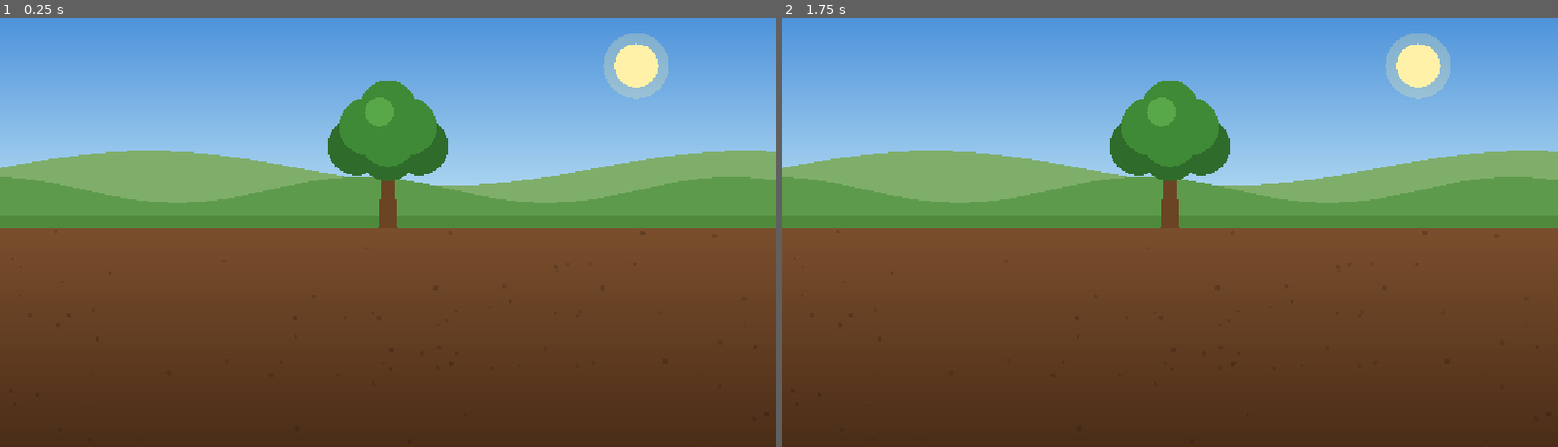
Above: before the commit, frames 1-2 (left to right).
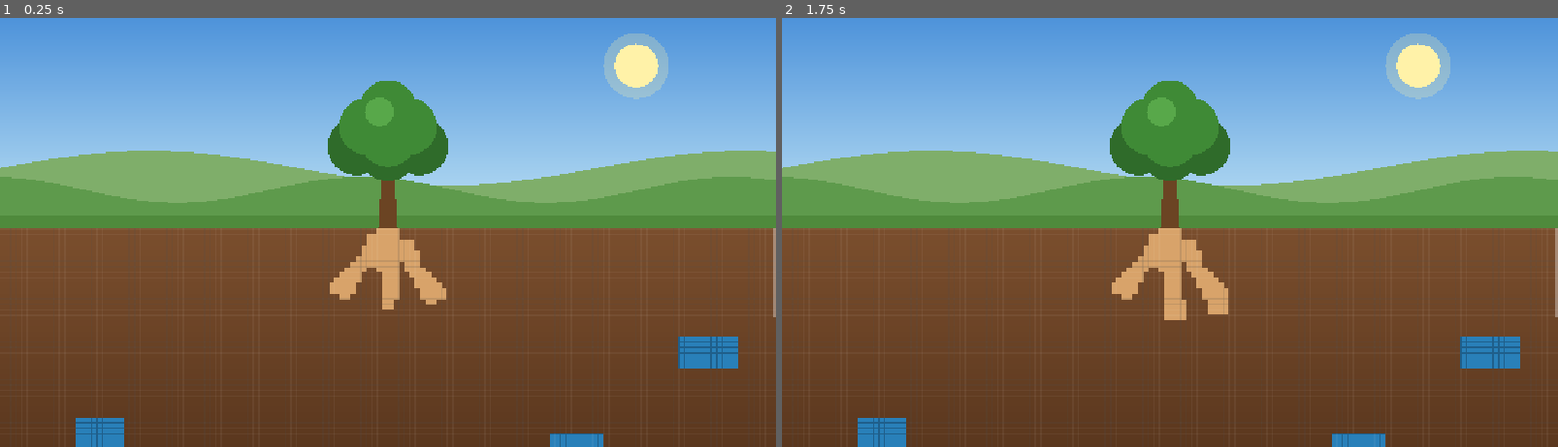
Above: after the commit, the same moments.

Repository: Jeeareen/ExtendoRoot
Game: Godot game, scene res://scenes/main.tscn
Same seed, same stepped clock (60 frames per second), same inputs: the game is played once before the commit and once after it.
Inputs (mouse positions are in pixels of both pictures, inside the frame that each line leads up to):
- Up to frame 1 (0.25 s): no input
- Up to frame 2 (1.75 s): tap Enter at 0.5 s; move the mouse to (1131, 318) at 0.52 s; click (1131, 318) at 0.67 s; tap Space at 1.25 s; drag from (1402, 292) to (1131, 318) at 1.27 s

The runs differ from the first frame. In frame 1, 2.8% of the frame differs, in the area x 1-100%, y 48-100%; in frame 2, 2.9%.

Commit message:
Implement soil grid with tapering root extension, scrolling, and water draining

Diff:
--- /dev/null
+++ b/node_2d.tscn
@@ -0,0 +1,3 @@
+[gd_scene format=3 uid="uid://c0ljs742ht6kn"]
+
+[node name="Node2D" type="Node2D" unique_id=715499118]
--- a/project.godot
+++ b/project.godot
@@ -17,6 +17,7 @@
 
 [display]
 
+window/mode="fullscreen"
 window/stretch/mode="canvas_items"
 window/stretch/aspect="expand"
 
--- a/scripts/main.gd
+++ b/scripts/main.gd
@@ -1,6 +1,13 @@
 extends Node2D
 ## Draws the split-screen scene procedurally:
-## upper half = landscape with a tree, lower half = brown soil.
+## upper half = landscape with a tree, lower half = 8x8 soil grid with roots and large water banks.
+## Supports vertical scrolling into deeper soil layers via mouse wheel (or MMB drag).
+## Roots follow a tapering width rule:
+## - Initial tree roots: natural organic spread, initial main root width 4 cells.
+## - Extended roots: width 4 (length 10) -> width 3 (length 15) -> width 2 (length 20) -> width 1 (length 25).
+## When roots touch a water bank, water drains smoothly from top to down:
+## Layer drain time = width * 0.4 seconds.
+## Each active layer's pixels smoothly shrink/fade down from their top.
 
 const SKY_TOP := Color("4a90d9")
 const SKY_HORIZON := Color("bfe3f5")
@@ -9,15 +16,345 @@
 const HILL_NEAR := Color("5e9a4c")
 const GRASS := Color("4f8a3c")
 const SOIL_TOP := Color("7a4e2d")
-const SOIL_BOTTOM := Color("4a2d17")
+const SOIL_BOTTOM := Color("2c1508")
 const TRUNK := Color("6b4423")
 const LEAVES_DARK := Color("2f6b2a")
 const LEAVES := Color("3f8a36")
 const LEAVES_LIGHT := Color("58a84a")
 
+const WATER_COLOR := Color("2980b9")
+const WATER_EDGE := Color("1f5f8b")
+const ROOT_COLOR := Color("d8a36a")
+
+const TILE_SIZE := 8.0
+const TOTAL_SOIL_ROWS := 100
+const SCROLL_SPEED := 24.0
+
+const LEN_W4 := 10
+const LEN_W3 := 15
+const LEN_W2 := 20
+const LEN_W1 := 25
+const MAX_ROOT_STEPS := LEN_W4 + LEN_W3 + LEN_W2 + LEN_W1
+
+# Water banks: array of Dictionary:
+# {
+#   "rect": Rect2i(x, y, w, h), # in cell coordinates
+#   "drained_layers": int,       # fully disappeared top layers
+#   "drain_timer": float,        # timer accumulator for current top layer (0.0 to layer_time)
+#   "layer_time": float          # time per layer = w * 0.4
+# }
+var _water_banks: Array = []
+# Fast lookup of original water cells: Vector2i -> bank_index
+var _water_bank_lookup: Dictionary = {}
+
+# Initial root cells: Vector2i -> true
+var _initial_root_tiles: Dictionary = {}
+# Extension nodes: Dictionary of Vector2i -> int (depth: 1 to 70)
+var _root_tiles: Dictionary = {}
+
+var _is_lmb_down: bool = false
+var _is_mmb_down: bool = false
+var _soil_scroll_y: float = 0.0
+
 
 func _ready() -> void:
-	get_viewport().size_changed.connect(queue_redraw)
+	DisplayServer.window_set_mode(DisplayServer.WINDOW_MODE_FULLSCREEN)
+	get_viewport().size_changed.connect(_on_size_changed)
+	_generate_world()
+
+
+func _process(delta: float) -> void:
+	var needs_redraw := false
+
+	for bank in _water_banks:
+		var rect: Rect2i = bank["rect"]
+		var drained: int = bank["drained_layers"]
+		if drained >= rect.size.y:
+			continue # Bank is fully drained
+
+		if _is_root_touching_bank(bank):
+			bank["drain_timer"] += delta
+			var layer_time: float = bank["layer_time"]
+
+			while bank["drain_timer"] >= layer_time and bank["drained_layers"] < rect.size.y:
+				bank["drain_timer"] -= layer_time
+				bank["drained_layers"] += 1
+
+			needs_redraw = true
+
+	if needs_redraw:
+		queue_redraw()
+
+
+func _is_root_touching_bank(bank: Dictionary) -> bool:
+	var rect: Rect2i = bank["rect"]
+	var drained: int = bank["drained_layers"]
+	var water_min_y := rect.position.y + drained
+	var water_max_y := rect.position.y + rect.size.y - 1
+	var water_min_x := rect.position.x
+	var water_max_x := rect.position.x + rect.size.x - 1
+
+	if water_min_y > water_max_y:
+		return false
+
+	# Check the 1-cell perimeter / neighbors around the remaining water area
+	for y in range(water_min_y - 1, water_max_y + 2):
+		for x in range(water_min_x - 1, water_max_x + 2):
+			if x >= water_min_x and x <= water_max_x and y >= water_min_y and y <= water_max_y:
+				continue
+			var cell := Vector2i(x, y)
+			if _initial_root_tiles.has(cell) or _root_tiles.has(cell):
+				return true
+
+	return false
+
+
+func _on_size_changed() -> void:
+	_generate_world()
+	_clamp_scroll()
+	queue_redraw()
+
+
+func _max_scroll_y() -> float:
+	var size := get_viewport_rect().size
+	var mid := size.y * 0.5
+	var visible_soil_height := size.y - mid
+	var total_height := TOTAL_SOIL_ROWS * TILE_SIZE
+	return maxf(0.0, total_height - visible_soil_height)
+
+
+func _clamp_scroll() -> void:
+	_soil_scroll_y = clampf(_soil_scroll_y, 0.0, _max_scroll_y())
+
+
+func _unhandled_input(event: InputEvent) -> void:
+	var size := get_viewport_rect().size
+	var mid := size.y * 0.5
+
+	if event is InputEventMouseButton:
+		if event.button_index == MOUSE_BUTTON_LEFT:
+			_is_lmb_down = event.pressed
+			if _is_lmb_down:
+				_interact_at_pos(event.position)
+
+		elif event.button_index == MOUSE_BUTTON_MIDDLE:
+			_is_mmb_down = event.pressed
+
+		elif event.button_index == MOUSE_BUTTON_WHEEL_DOWN and event.pressed:
+			if event.position.y >= mid:
+				_soil_scroll_y += SCROLL_SPEED
+				_clamp_scroll()
+				queue_redraw()
+
+		elif event.button_index == MOUSE_BUTTON_WHEEL_UP and event.pressed:
+			if event.position.y >= mid:
+				_soil_scroll_y -= SCROLL_SPEED
+				_clamp_scroll()
+				queue_redraw()
+
+	elif event is InputEventMouseMotion:
+		if _is_lmb_down:
+			_interact_at_pos(event.position)
+		if _is_mmb_down and event.position.y >= mid:
+			_soil_scroll_y -= event.relative.y
+			_clamp_scroll()
+			queue_redraw()
+
+	elif event is InputEventKey and event.pressed and not event.echo:
+		if event.keycode == KEY_ESCAPE:
+			var mode := DisplayServer.window_get_mode()
+			if mode == DisplayServer.WINDOW_MODE_FULLSCREEN:
+				DisplayServer.window_set_mode(DisplayServer.WINDOW_MODE_WINDOWED)
+			else:
+				DisplayServer.window_set_mode(DisplayServer.WINDOW_MODE_FULLSCREEN)
+
+
+func _get_neighbor_min_depth(cell: Vector2i) -> int:
+	var min_d := 999999
+	var found := false
+
+	var neighbors := [
+		cell + Vector2i(1, 0),
+		cell + Vector2i(-1, 0),
+		cell + Vector2i(0, 1),
+		cell + Vector2i(0, -1),
+		cell + Vector2i(1, 1),
+		cell + Vector2i(-1, 1),
+		cell + Vector2i(1, -1),
+		cell + Vector2i(-1, -1)
+	]
+
+	for n in neighbors:
+		if _initial_root_tiles.has(n):
+			return 0
+		if _root_tiles.has(n):
+			var d: int = _root_tiles[n]
+			if d < min_d:
+				min_d = d
+			found = true
+
+	return min_d if found else -1
+
+
+func _get_width_for_depth(depth: int) -> int:
+	if depth <= LEN_W4:
+		return 4
+	elif depth <= LEN_W4 + LEN_W3:
+		return 3
+	elif depth <= LEN_W4 + LEN_W3 + LEN_W2:
+		return 2
+	elif depth <= MAX_ROOT_STEPS:
+		return 1
+	else:
+		return 0
+
+
+func _is_cell_water(cell: Vector2i) -> bool:
+	if not _water_bank_lookup.has(cell):
+		return false
+	var bank_idx: int = _water_bank_lookup[cell]
+	var bank: Dictionary = _water_banks[bank_idx]
+	var rect: Rect2i = bank["rect"]
+	var current_top: int = rect.position.y + bank["drained_layers"]
+	# If this cell's row is above current top, water has already faded away
+	return cell.y >= current_top
+
+
+func _interact_at_pos(screen_pos: Vector2) -> void:
+	var size := get_viewport_rect().size
+	var mid := size.y * 0.5
+	if screen_pos.y < mid or screen_pos.y >= size.y or screen_pos.x < 0 or screen_pos.x >= size.x:
+		return
+
+	var soil_relative_y := (screen_pos.y - mid) + _soil_scroll_y
+	var col := int(screen_pos.x / TILE_SIZE)
+	var row := int(soil_relative_y / TILE_SIZE)
+	if row < 0 or row >= TOTAL_SOIL_ROWS:
+		return
+
+	var cell := Vector2i(col, row)
+
+	if _is_cell_water(cell) or _initial_root_tiles.has(cell) or _root_tiles.has(cell):
+		return
+
+	var parent_depth := _get_neighbor_min_depth(cell)
+	if parent_depth == -1:
+		return
+
+	var new_depth := parent_depth + 1
+	if new_depth > MAX_ROOT_STEPS:
+		return
+
+	var w := _get_width_for_depth(new_depth)
+	if w <= 0:
+		return
+
+	var half_w := int(w / 2)
+	var changed := false
+	for r_offset in range(-half_w, -half_w + w):
+		for c_offset in range(-half_w, -half_w + w):
+			var target := cell + Vector2i(c_offset, r_offset)
+			if target.y < 0 or target.y >= TOTAL_SOIL_ROWS:
+				continue
+			if _is_cell_water(target) or _initial_root_tiles.has(target):
+				continue
+			if not _root_tiles.has(target):
+				_root_tiles[target] = new_depth
+				changed = true
+
+	if changed:
+		queue_redraw()
+
+
+func _generate_world() -> void:
+	var size := get_viewport_rect().size
+	var cols := int(ceil(size.x / TILE_SIZE))
+	var rows := TOTAL_SOIL_ROWS
+	if cols <= 10 or rows <= 10:
+		return
+
+	_generate_water_sources(cols, rows)
+	_generate_initial_roots(cols)
+
+
+func _add_brush_tiles(cx: int, cy: int, width: int) -> void:
+	var half := int(width / 2)
+	for ro in range(-half, -half + width):
+		for co in range(-half, -half + width):
+			var pos := Vector2i(cx + co, cy + ro)
+			if pos.y >= 0 and pos.y < TOTAL_SOIL_ROWS:
+				_initial_root_tiles[pos] = true
+
+
+func _generate_initial_roots(cols: int) -> void:
+	_initial_root_tiles.clear()
+	_root_tiles.clear()
+	var center_col := int(cols * 0.5)
+
+	# Main stem root: 4 cells wide at the top, naturally tapering and descending
+	for r in 15:
+		var w := 4 if r < 7 else (3 if r < 12 else 2)
+		_add_brush_tiles(center_col, r, w)
+
+	# Left lateral root branch
+	var lx := center_col - 2
+	for r in range(2, 13):
+		if r % 2 == 0:
+			lx -= 1
+		var w := 3 if r < 6 else 2
+		_add_brush_tiles(lx, r, w)
+
+	# Left secondary fork
+	var lfx := center_col - 4
+	for r in range(6, 12):
+		lfx -= 1
+		_add_brush_tiles(lfx, r, 2)
+
+	# Right lateral root branch
+	var rx := center_col + 2
+	for r in range(3, 14):
+		if r % 2 == 1:
+			rx += 1
+		var w := 3 if r < 7 else 2
+		_add_brush_tiles(rx, r, w)
+
+	# Right secondary fork
+	var rfx := center_col + 4
+	for r in range(7, 13):
+		rfx += 1
+		_add_brush_tiles(rfx, r, 2)
+
+
+func _generate_water_sources(cols: int, rows: int) -> void:
+	_water_banks.clear()
+	_water_bank_lookup.clear()
+	var rng := RandomNumberGenerator.new()
+	rng.seed = 1337
+
+	var num_sources := clampi(int(cols * rows / 400), 5, 18)
+
+	for s in num_sources:
+		var w := rng.randi_range(8, 14)
+		var min_h := int(ceil(64.0 / float(w)))
+		var h := rng.randi_range(min_h, min_h + 3)
+
+		var origin_x := rng.randi_range(2, maxi(cols - w - 2, 2))
+		var origin_y := rng.randi_range(16, maxi(rows - h - 2, 16))
+
+		var rect := Rect2i(origin_x, origin_y, w, h)
+		var layer_time := float(w) * 0.4
+		var bank_idx := _water_banks.size()
+
+		_water_banks.append({
+			"rect": rect,
+			"drained_layers": 0,
+			"drain_timer": 0.0,
+			"layer_time": layer_time
+		})
+
+		for r in h:
+			for c in w:
+				_water_bank_lookup[Vector2i(origin_x + c, origin_y + r)] = bank_idx
 
 
 func _draw() -> void:
@@ -26,7 +363,7 @@
 	_draw_sky(size, mid)
 	_draw_hills(size, mid)
 	_draw_tree(Vector2(size.x * 0.5, mid), mid)
-	_draw_soil(size, mid)
+	_draw_soil_grid(size, mid)
 
 
 func _draw_sky(size: Vector2, mid: float) -> void:
@@ -75,14 +412,68 @@
 	draw_circle(c + Vector2(-0.3, -0.8) * r, r * 0.5, LEAVES_LIGHT)
 
 
-func _draw_soil(size: Vector2, mid: float) -> void:
-	draw_polygon(
-		PackedVector2Array([Vector2(0, mid), Vector2(size.x, mid), size, Vector2(0, size.y)]),
-		PackedColorArray([SOIL_TOP, SOIL_TOP, SOIL_BOTTOM, SOIL_BOTTOM])
-	)
-	# Deterministic pebbles for texture
-	var rng := RandomNumberGenerator.new()
-	rng.seed = 42
-	for i in 80:
-		var p := Vector2(rng.randf() * size.x, mid + rng.randf() * (size.y - mid))
-		draw_circle(p, rng.randf_range(1.5, 4.0), Color(0, 0, 0, rng.randf_range(0.08, 0.2)))
+func _draw_soil_grid(size: Vector2, mid: float) -> void:
+	var cols := int(ceil(size.x / TILE_SIZE))
+	var visible_soil_height := size.y - mid
+
+	var start_row := maxi(0, int(floor(_soil_scroll_y / TILE_SIZE)))
+	var end_row := mini(TOTAL_SOIL_ROWS - 1, int(ceil((_soil_scroll_y + visible_soil_height) / TILE_SIZE)))
+
+	var grid_edge_color := Color(0.0, 0.0, 0.0, 0.12)
+	var highlight_edge_color := Color(1.0, 1.0, 1.0, 0.05)
+
+	for row in range(start_row, end_row + 1):
+		var y := mid + (row * TILE_SIZE - _soil_scroll_y)
+		var t_vertical := float(row) / float(TOTAL_SOIL_ROWS - 1)
+		var base_row_color := SOIL_TOP.lerp(SOIL_BOTTOM, clampf(t_vertical, 0.0, 1.0))
+
+		for col in cols:
+			var x := col * TILE_SIZE
+			var cell := Vector2i(col, row)
+			var tile_rect := Rect2(Vector2(x, y), Vector2(TILE_SIZE, TILE_SIZE))
+
+			var is_root: bool = _initial_root_tiles.has(cell) or _root_tiles.has(cell)
+
+			# 1. Base tile rendering: Soil or Root
+			var base_tile_color := ROOT_COLOR if is_root else base_row_color
+			draw_rect(tile_rect, base_tile_color)
+
+			# 2. Bevel lines for soil/root
+			draw_line(Vector2(x, y), Vector2(x + TILE_SIZE, y), highlight_edge_color, 1.0)
+			draw_line(Vector2(x, y), Vector2(x, y + TILE_SIZE), highlight_edge_color, 1.0)
+			draw_line(Vector2(x, y + TILE_SIZE), Vector2(x + TILE_SIZE, y + TILE_SIZE), grid_edge_color, 1.0)
+			draw_line(Vector2(x + TILE_SIZE, y), Vector2(x + TILE_SIZE, y + TILE_SIZE), grid_edge_color, 1.0)
+
+			# 3. Water overlay with top-to-bottom pixel fade/shrink
+			if _water_bank_lookup.has(cell):
+				var bank_idx: int = _water_bank_lookup[cell]
+				var bank: Dictionary = _water_banks[bank_idx]
+				var rect: Rect2i = bank["rect"]
+				var current_top_layer: int = rect.position.y + bank["drained_layers"]
+
+				if row < current_top_layer:
+					# Layer is already fully drained, soil below shows through
+					pass
+				elif row == current_top_layer:
+					# Actively draining layer: recedes down from top with constant solid water color
+					var drain_ratio := clampf(bank["drain_timer"] / bank["layer_time"], 0.0, 1.0)
+					var remaining_fraction := 1.0 - drain_ratio
+					var h := TILE_SIZE * remaining_fraction
+					var offset_y := TILE_SIZE * drain_ratio # shrinks downward from the top
+
+					if h > 0.001:
+						var water_subrect := Rect2(Vector2(x, y + offset_y), Vector2(TILE_SIZE, h))
+						draw_rect(water_subrect, WATER_COLOR)
+						draw_rect(water_subrect, WATER_EDGE, false, 0.75)
+				else:
+					# Untouched water layers below
+					draw_rect(tile_rect, WATER_COLOR)
+					draw_rect(tile_rect, WATER_EDGE, false, 0.75)
+
+	# Scrollbar indicator on the right edge
+	var scroll_track_h := visible_soil_height
+	var max_s := _max_scroll_y()
+	if max_s > 0.0:
+		var thumb_h := maxf(24.0, scroll_track_h * (visible_soil_height / (TOTAL_SOIL_ROWS * TILE_SIZE)))
+		var thumb_y := mid + (_soil_scroll_y / max_s) * (scroll_track_h - thumb_h)
+		draw_rect(Rect2(size.x - 5.0, thumb_y, 4.0, thumb_h), Color(1, 1, 1, 0.35))
